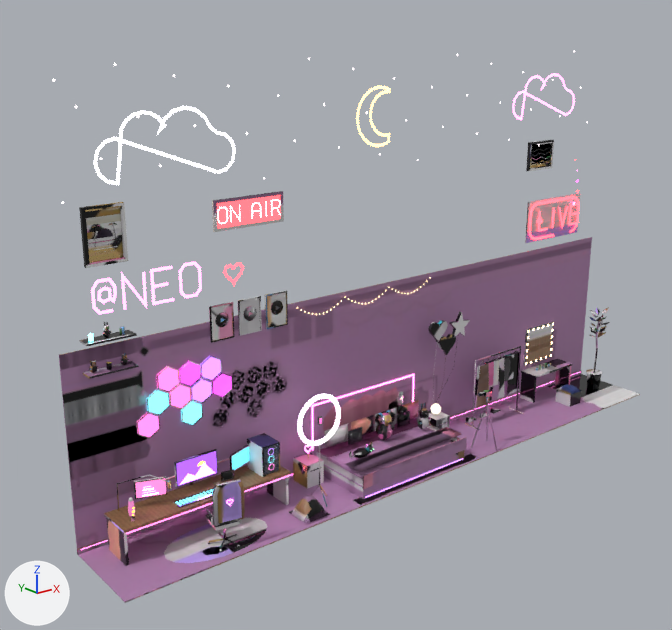
The glTF model assets/models/backdrop_tiktoker.glb: old version first, new version second.
One viewpoint serves both versions: a camera (50 mm lens) standing at (-5.78, -13.0, 9.45) and looking at (6.01, 1.74, 3.56). The axes (+X, +Y, +Z) are drawn at lower left. The lights are the same throughout. The older version comes first. Where no turn or scale is listed for an object, it has been applied to the vertices. Vertices at exactly the same position are counted once.

In view in the first picture: 'blink_onair_mesh', 'chair_mesh', 'decor' and 5 more.
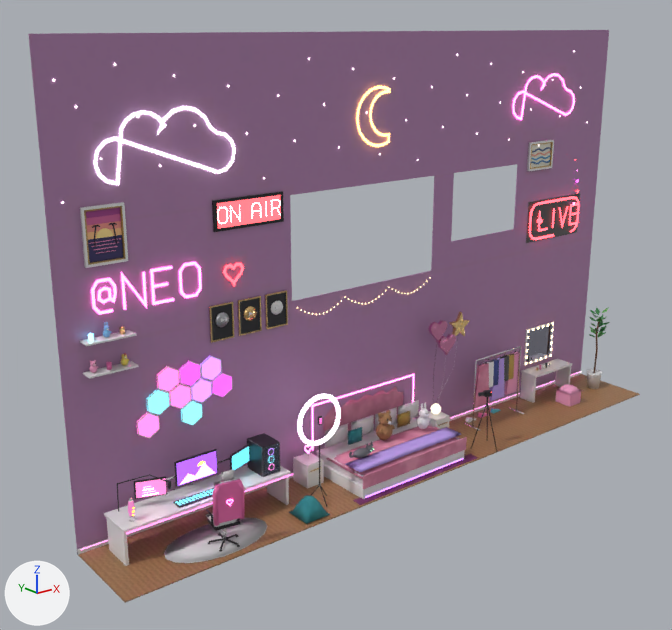
Where the change shows, as pixel boxes [x1, y1, x2, y2] in the pictures (672 x 630 px; the box of a moved part takes in the faces that stretch with it):
```json
{"object": "decor", "change": "reshaped", "before": [52, 51, 640, 603], "after": [28, 30, 640, 603]}
{"part": 1, "of": "me_cube", "change": "added", "after": [47, 195, 291, 319]}
{"part": 2, "of": "me_cube", "change": "added", "after": [432, 173, 454, 245]}
{"part": 3, "of": "me_cube", "change": "added", "after": [514, 153, 599, 229]}
{"part": 4, "of": "me_cube", "change": "added", "after": [28, 30, 609, 228]}
{"part": 5, "of": "me_cube", "change": "moved or reshaped", "before": [59, 148, 592, 554], "after": [55, 149, 594, 554]}
{"part": 6, "of": "me_cube", "change": "moved or reshaped", "before": [366, 419, 392, 456], "after": [367, 423, 389, 453]}
{"part": 7, "of": "me_cube", "change": "surface changed", "before": [52, 51, 640, 603], "after": [52, 51, 640, 603]}
{"part": 8, "of": "me_cube_021", "change": "surface changed", "before": [206, 469, 245, 552], "after": [206, 469, 245, 552]}
```

The change, as JSON lines over the scene's bpy script:
```json
{"block": "me_cube", "where": "# used by ob_decor; location = (7.5, 0.97, 0.01)"}
{"op": "remove", "block": "me_cube", "code": "me_cube.from_pydata(...)  # 5262 vertices, 8558 faces; spans x -7.5..7.5, y -1.0..1.0, z 0.0..8.8"}
{"op": "add", "block": "me_cube", "code": "me_cube.from_pydata(...)  # 5306 vertices, 8630 faces; spans x -7.5..7.5, y -1.0..1.0, z 0.0..9.3"}
{"block": "me_cube", "change": "me_cube part 1: a new loose piece, a box spanning x -7.5..-2.5, y 0.955..0.975, z 4.59..6.19, in mat_backdrop_tiktoker_baked"}
{"block": "me_cube", "change": "me_cube part 2: a new loose piece, a box spanning x 1.5..2.1, y 0.955..0.975, z 4.59..6.19, in mat_backdrop_tiktoker_baked"}
{"block": "me_cube", "change": "me_cube part 3: a new loose piece, a box spanning x 4.3..7.5, y 0.955..0.975, z 4.59..6.19, in mat_backdrop_tiktoker_baked"}
{"block": "me_cube", "change": "me_cube part 4: a new loose piece, a box spanning x -7.5..7.5, y 0.955..0.975, z 6.19..9.29, in mat_backdrop_tiktoker_baked"}
{"block": "me_cube", "change": "me_cube part 5: 33 vertices moved within x -2.8..5.5, y 0.9..1.0, z 3.9..6.4; 4 vertices removed from x -7.5..7.5, y 1.0, z 3.9; 16 vertices added at x -7.5..7.5, y 1.0, z 4.0..4.6"}
{"block": "me_cube", "change": "me_cube part 6: 6 vertices moved within x -1.4..-0.6, y -0.3..0.1, z 0.7..1.0"}
{"block": "me_cube", "change": "me_cube part 7: 8215 kept faces spanning x -7.5..7.5, y -1.0..1.0, z 0.0..8.8 get new texture (UV) coordinates"}
{"block": "me_cube_021", "where": "me_cube_021.from_pydata(...)  # 339 vertices, 592 faces; spans x -0.36..0.32, y -0.41..0.3, z -0.5..1.16"}
{"block": "me_cube_021", "where": "# used by ob_chair_mesh; location = (2.35, 0.57, 0.5)"}
{"block": "me_cube_021", "change": "me_cube_021 part 8: texture (UV) coordinates of 592 of 592 faces, centred in x -0.35..0.32, y -0.4..0.29, z -0.49..1.14, changed; they spanned u 0.02..0.99, v 0.01..0.99 and now span u 0.01..0.99, v 0.01..0.99"}
```
